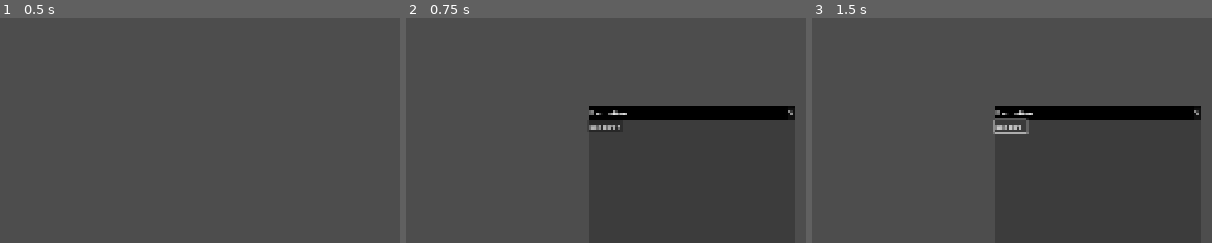
Above: before the commit, frames 1-3 (left to right).
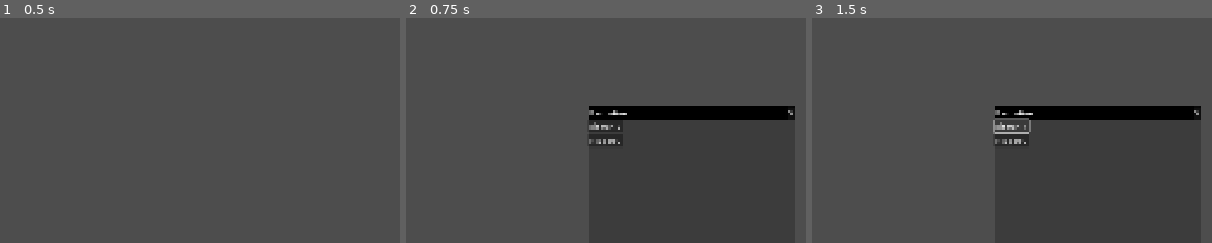
Above: after the commit, the same moments.

Repository: imLymei/incremental
Game: Godot game, scene res://Scenes/Main/Main.tscn
Same seed, same stepped clock (60 frames per second), same inputs: the game is played once before the commit and once after it.
Inputs:
- Up to frame 1 (0.5 s): no input
- Up to frame 2 (0.75 s): click "DemonHire" at 0.5 s
- Up to frame 3 (1.5 s): click "Reaper: 0" (after the commit: "Hitman: 0") at 1.25 s
The pictures show only the part of the screen within x 14-64%, y 7-57%; the shares and areas given below are measured in that part.

Frame 1 is identical in both runs. In frame 2, 0.2% of the frame differs, in the area x 45-54%, y 46-56%; in frame 3, 0.3%, in the area x 45-55%, y 44-56%.

Commit message:
refactor: allow float souls per second

Diff:
--- a/Globals/GameManager.gd
+++ b/Globals/GameManager.gd
@@ -4,7 +4,7 @@
 const ITEMS_PATH := "res://Resources/Items/"
 
 const BUCKET_POP_TICK_TIME: float = 0.5
-const GAME_TICK_TIME: float = 0.2
+const GAME_TICK_TIME: float = 0.1
 
 
 signal souls_collected(total_souls: int, collected_souls: int)
@@ -22,13 +22,13 @@
 
 var game_state: GameState
 
-var souls_per_seconds: int :
+var souls_per_seconds: float :
 	get():
-		var total = 0
+		var total: float = 0
 
 		for item_id in game_state.items:
 			var item: Item = items.get(item_id)
-			total += 0 if item == null else (item.souls_per_second * game_state.items[item_id])
+			total += 0.0 if item == null else (item.souls_per_second * game_state.items[item_id])
 
 		return total
 var max_souls_per_seconds: int :
@@ -73,7 +73,7 @@
 
 	if game_state.souls_floating_bucket >= 1:
 		amount += floor(game_state.souls_floating_bucket)
-		game_state.souls_floating_bucket = Utils.round_to_decimal(fmod(game_state.souls_floating_bucket, 1), 4)
+		game_state.souls_floating_bucket = Utils.round_to_decimal(fmod(game_state.souls_floating_bucket, 1), 10)
 
 	game_state.souls += floor(amount)
 	souls_collected.emit(game_state.souls, amount)
@@ -86,7 +86,7 @@
 
 
 func _on_game_tick() -> void:
-	collect_soul(souls_per_seconds * 0.2)
+	collect_soul(souls_per_seconds * GAME_TICK_TIME)
 	game_tick.emit()
 
 
--- a/Resources/Apps/DemonHire/DemonHire.gd
+++ b/Resources/Apps/DemonHire/DemonHire.gd
@@ -16,6 +16,7 @@
 		button.pressed.connect(func():
 			GameManager.buy_item(item_id, 1)
 		)
+		button.mouse_filter = Control.MOUSE_FILTER_PASS
 		items_containers.add_child(button)
 
 	GameManager.items_bought.connect(_on_item_bought)
--- a/Resources/Apps/DemonHire/DemonHire.tscn
+++ b/Resources/Apps/DemonHire/DemonHire.tscn
@@ -9,6 +9,7 @@
 anchor_bottom = 1.0
 grow_horizontal = 2
 grow_vertical = 2
+mouse_filter = 1
 script = ExtResource("1_56o1j")
 
 [node name="ItemsContainers" type="VBoxContainer" parent="."]
--- a/Resources/Apps/SoulsApp/SoulsApp.gd
+++ b/Resources/Apps/SoulsApp/SoulsApp.gd
@@ -12,8 +12,8 @@
 
 
 # Called every frame. 'delta' is the elapsed time since the previous frame.
-func _on_souls_collected(total_souls: int, _souls_collected: int) -> void:
-	total_souls_label.update_label_variables("TOTAL_SOULS", total_souls)
+func _on_souls_collected(_total_souls: int, _souls_collected: int) -> void:
+	total_souls_label.update_label_variables("TOTAL_SOULS", GameManager.game_state.souls)
 	souls_bucket_label.update_label_variables("SOULS_BUCKET", GameManager.game_state.souls_floating_bucket)
 
 
--- a/Resources/Item.gd
+++ b/Resources/Item.gd
@@ -4,5 +4,5 @@
 @export var id: int
 @export var name: String
 @export_multiline var description: String
-@export var souls_per_second: int
+@export var souls_per_second: float
 @export var max_souls_cap_increase: int
--- /dev/null
+++ b/Resources/Items/Hitman.tres
@@ -0,0 +1,12 @@
+[gd_resource type="Resource" script_class="Item" load_steps=2 format=3 uid="uid://x1eud2ix1dbu"]
+
+[ext_resource type="Script" uid="uid://cdgpwodovbpg8" path="res://Resources/Item.gd" id="1_wmer5"]
+
+[resource]
+script = ExtResource("1_wmer5")
+id = 1
+name = "Hitman"
+description = "A simple item.
+You probably should stay away."
+souls_per_second = 1.0
+metadata/_custom_type_script = "uid://cdgpwodovbpg8"
--- a/Resources/Items/Reaper.tres
+++ b/Resources/Items/Reaper.tres
@@ -7,5 +7,5 @@
 name = "Reaper"
 description = "A simple item.
 You probably should stay away."
-souls_per_second = 1
+souls_per_second = 0.5
 metadata/_custom_type_script = "uid://cdgpwodovbpg8"
Not shown, added: export_presets.cfg
